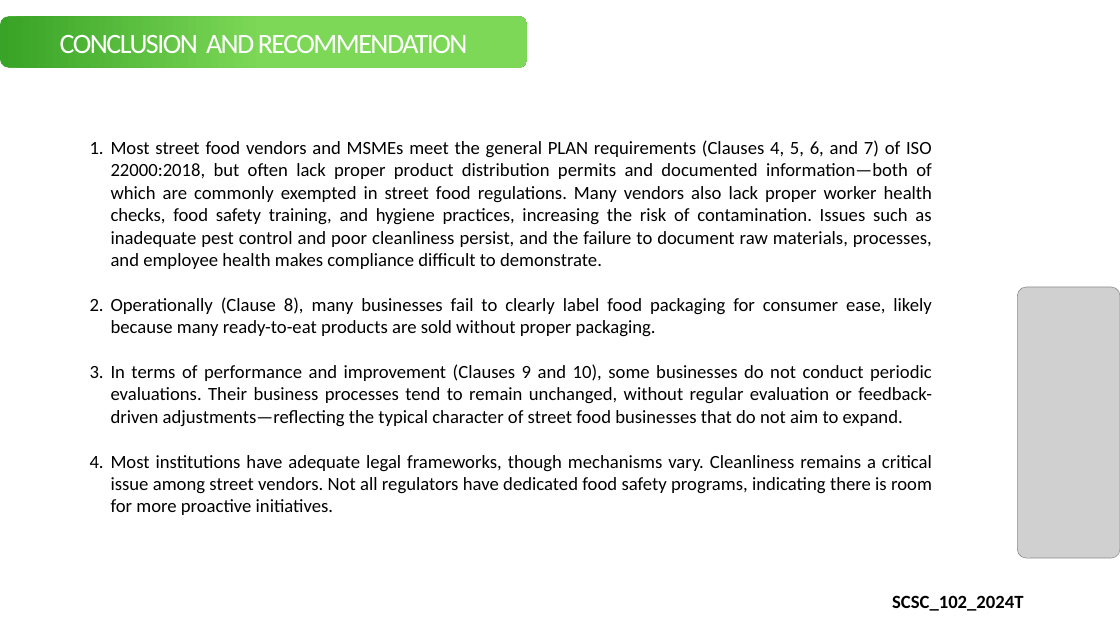
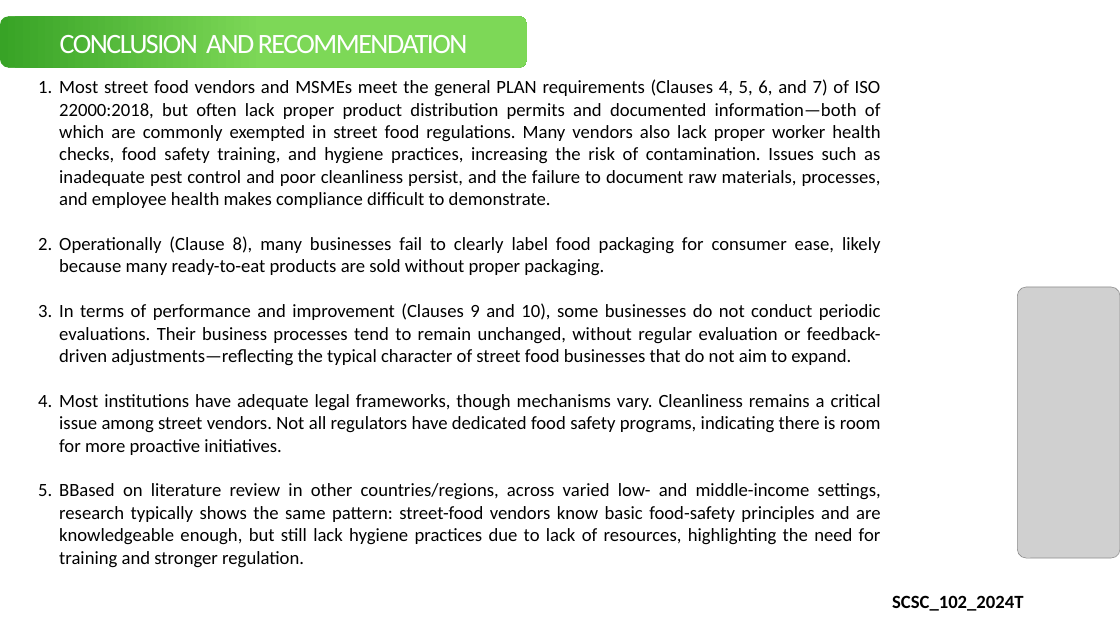
Before and after one commit to derisiswara/apec-2025, a slide deck: slide 14 of apec-2025-deri.pptx. Drawn at 1120x630 pixels with LibreOffice and Linux fonts; fonts in the diff are those of the drawing; grey boxes stand for pictures; background and template pictures are left out. Boxes give left, top, right and bottom in pixels: in the first picture for what was removed or moved away, otherwise in the second. Text is boxed around its words. In the diff, an @@ line names an element or a change of style, - is before the commit and + after.

```diff
--- a/apec-2025-deri.pptx
+++ b/apec-2025-deri.pptx
@@ text "Most street food vendors and ...": place and size @@
-text "Most street food vendors and ..." at box(111, 140, 932, 515)
+text "Most street food vendors and ..." at box(59, 79, 881, 568)
@@ text at box(59, 483, 881, 568): paragraph added @@
+5. BBased on literature review in other countries/regions, across varied low- and middle-income settings, research typically shows the same pattern: street-food vendors know basic food-safety principles and are knowledgeable enough, but still lack hygiene practices due to lack of resources, highlighting the need for training and stronger regulation.
```
Also in this commit, not shown: 2 other slides changed, 6 other files.
